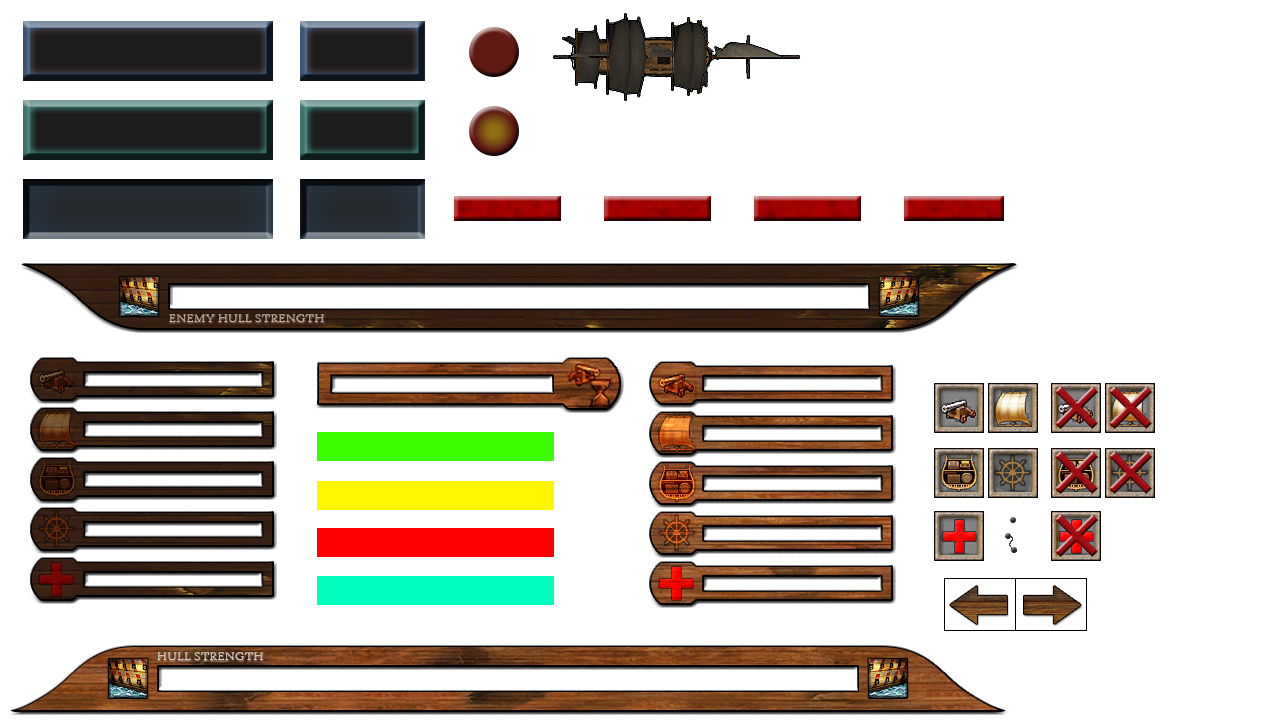
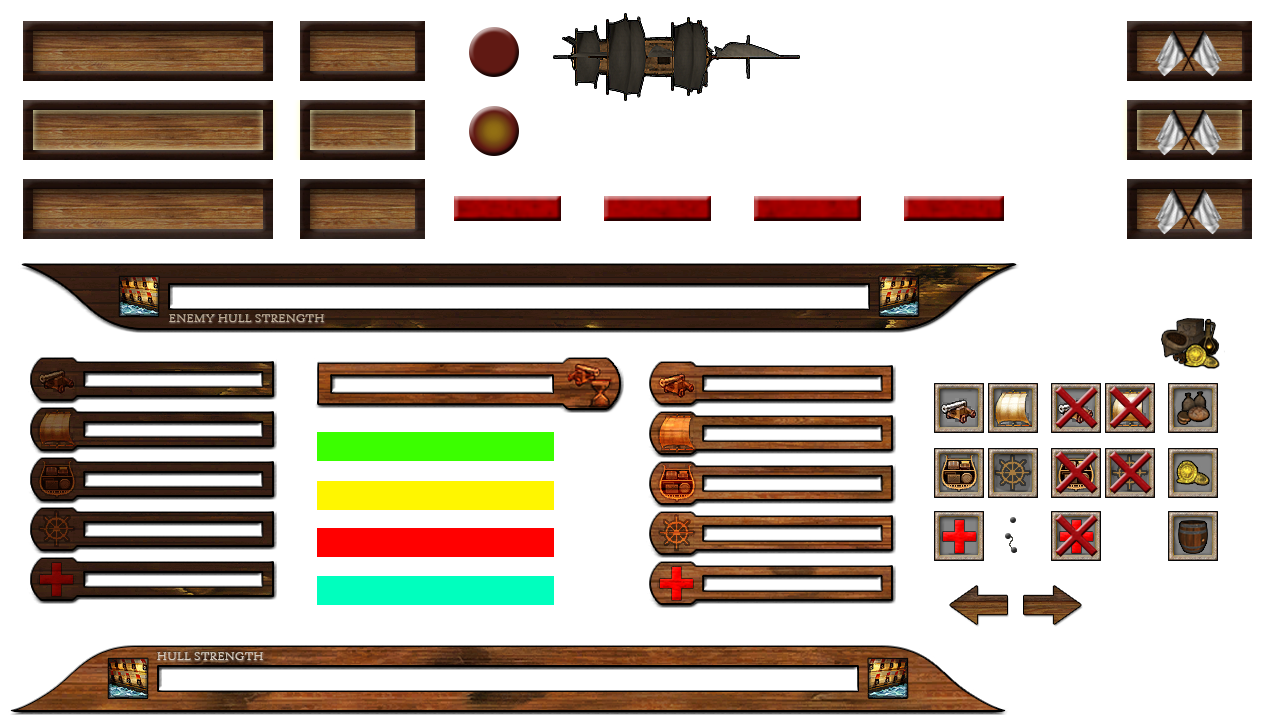
Layered file, before and after one edit (1280 x 720). Changes by layer:
added layer "white flag" above "button retreat normal" over [1155, 31, 1222, 235]
added layer "button retreat normal" above "button retreat hover" over [1127, 21, 1252, 81]
added layer "button retreat hover" above "button retreat press" over [1121, 100, 1252, 160]
added layer "button retreat press" above "Layer 6" over [1127, 179, 1252, 239]
added layer "Layer 6" above "test" over [1161, 318, 1225, 370]
added layer "icons resources" above "button normal" over [1168, 383, 1218, 561]
renamed "button placeholder" to "button normal", moved it above "button hover", painted on it over [23, 21, 425, 81]
removed layer "button placeholder hover" over [23, 100, 273, 160]
removed layer "button placeholder press" over [23, 179, 273, 239]
renamed "small button placeholder hover" to "button hover", moved it above "button press", painted on it over [23, 100, 425, 160]
renamed "small button placeholder press" to "button press", moved it above "small button placeholder", painted on it over [23, 179, 425, 239]
hid "small button placeholder", moved it above "Rectangle 1", painted on it over [23, 21, 425, 239]
hid "Rectangle 2 copy" over [1015, 578, 1087, 631]
hid "Rectangle 2" over [944, 578, 1016, 631]
